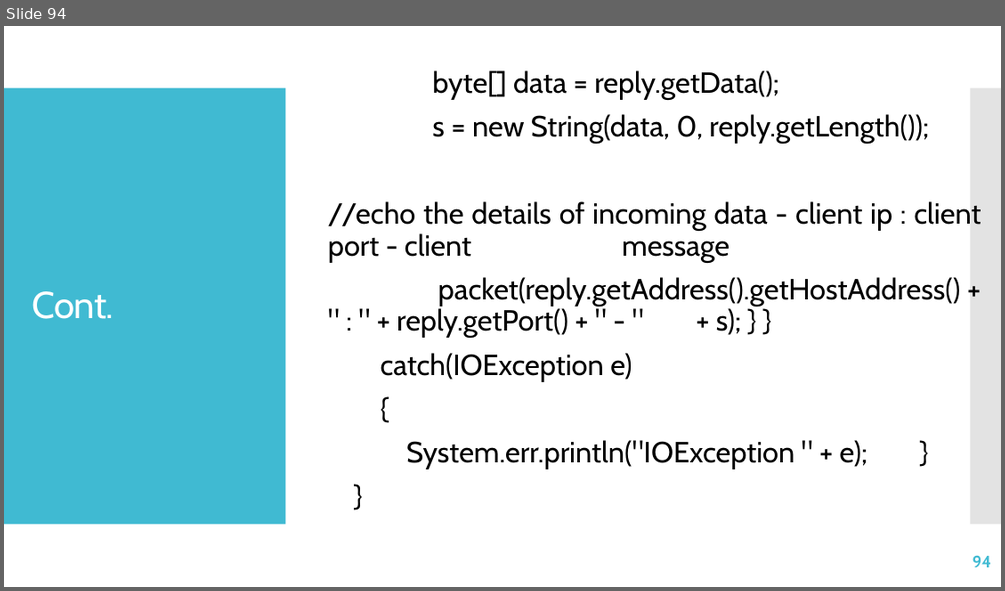
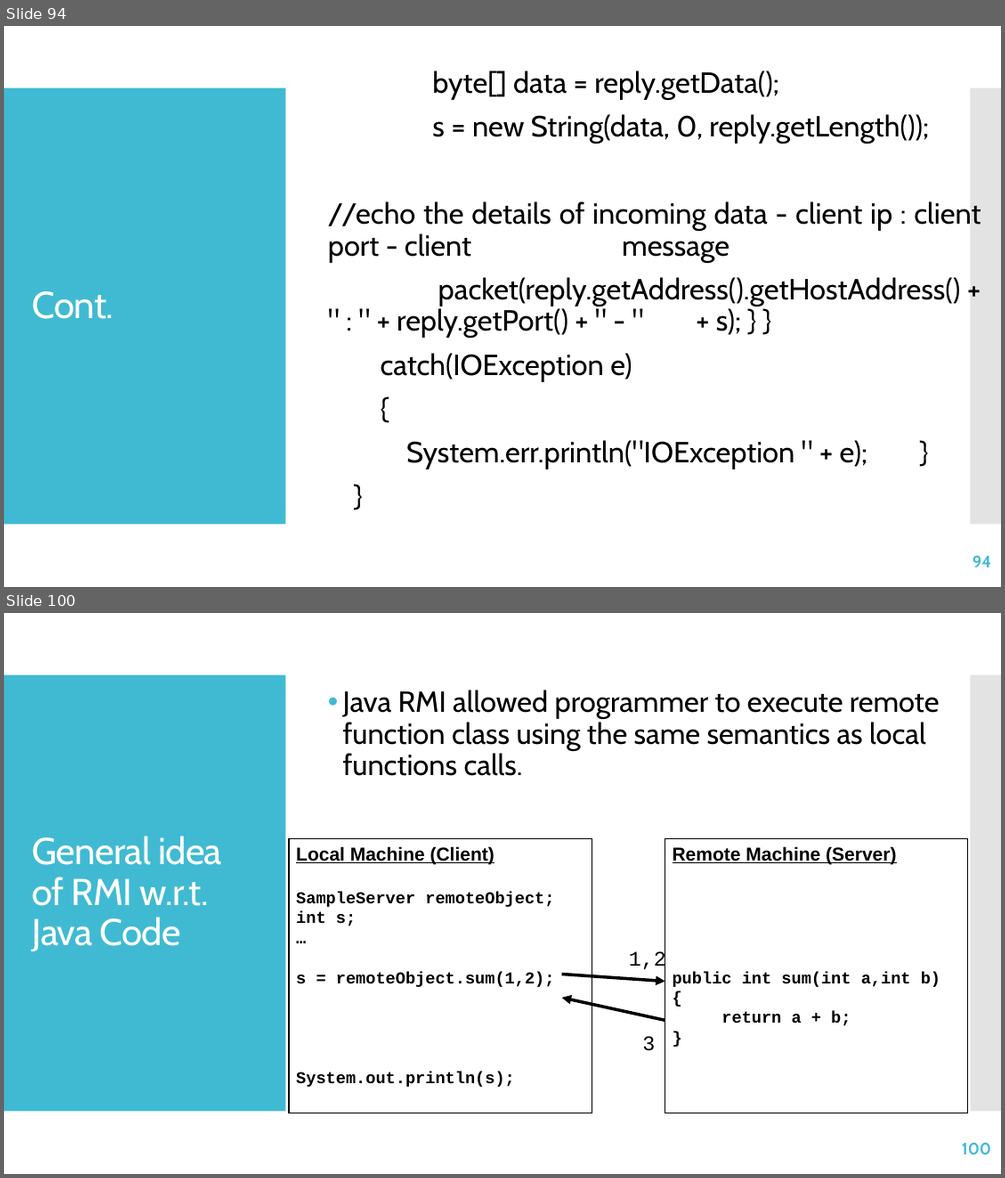
Before and after one commit to jrambasana/AJP2022-code, a slide deck: AJP Slides/AJP - Unit 1 - Java Networking.pptx. Shown one above the other, each under a label of ours: slide 94 before the commit, slides 94 and 100 after it; the slides between them are not shown. The pictures are 1005x591 and 1005x1178 pixels, drawn with LibreOffice and Linux fonts; fonts in the diff are those of the drawing. Boxes give left, top, right and bottom in pixels: in the first picture for what was removed or moved away, otherwise in the second. Text is boxed around its words. In the diff, an @@ line names an element or a change of style, - is before the commit and + after.

```diff
--- a/AJP Slides/AJP - Unit 1 - Java Networking.pptx
+++ b/AJP Slides/AJP - Unit 1 - Java Networking.pptx
@@ slide 100 added at <box>4,613,1001,1174</box>, background #FFFFFF; not listed: 2 template elements that a slide beside it also shows @@
@@ text added at <box>343,690,939,776</box>, 28 pt, text #000000 @@
+• Java RMI allowed programmer to execute remote function class using the same semantics as local functions calls.
@@ title added at <box>32,835,222,951</box>, 36 pt, text #FFFFFF @@
+General idea of RMI w.r.t. Java Code
@@ group added at <box>289,839,968,1113</box>: 2 rectangles, 2 arrows, 2 texts @@
+Local Machine (Client)
+SampleServer remoteObject;
+int s;
+…
+s = remoteObject.sum(1,2);
+System.out.println(s);
+Remote Machine (Server)
+public int sum(int a,int b) {
+return a + b;
+}
+1,2
+3
@@ page number added at <box>962,1142,991,1154</box>, 16 pt, text #40BAD2, bold @@
+100
```
Also in this commit, not shown: 37 other slides added, 23 other files.
